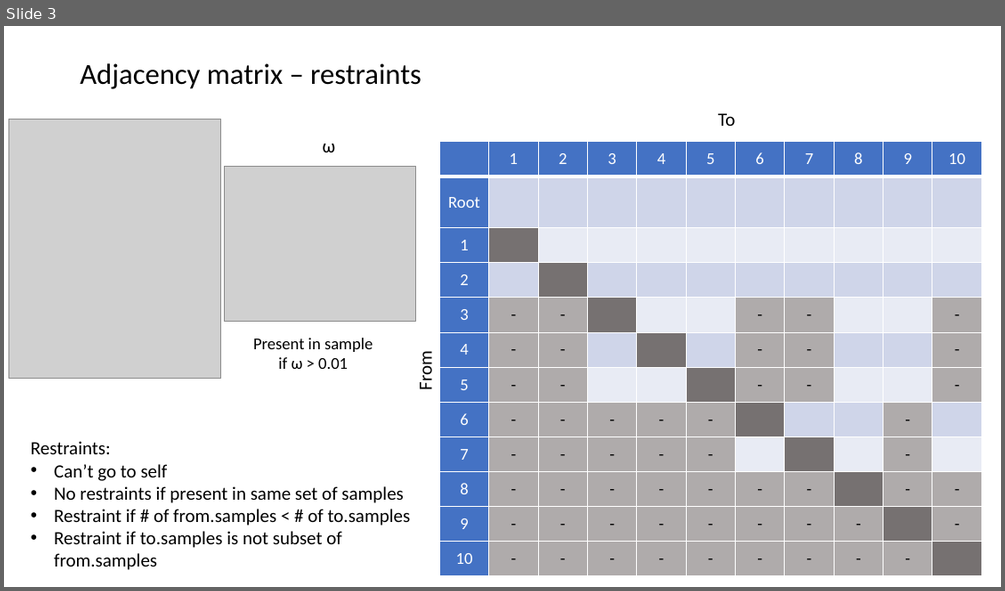
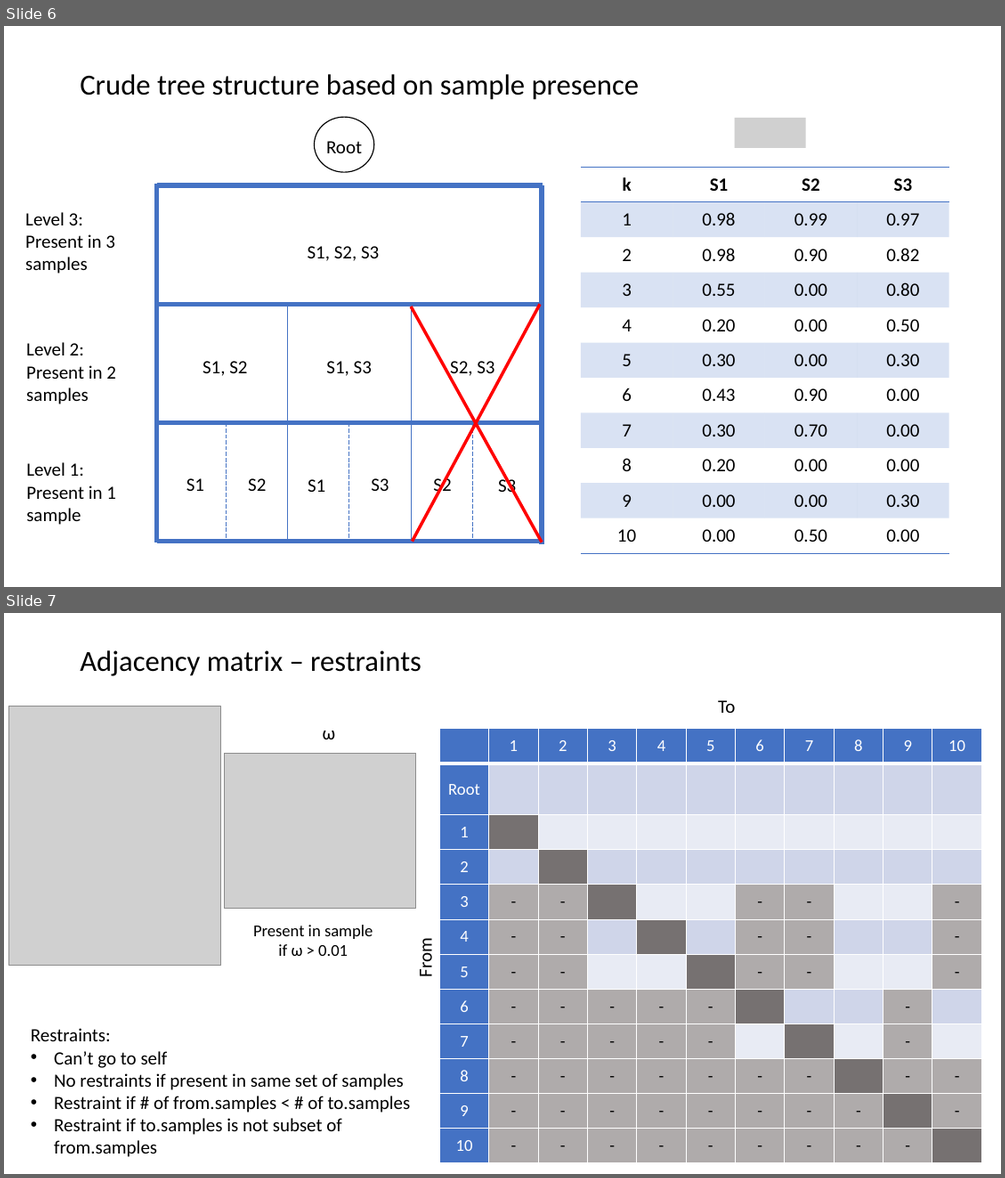
Before and after one commit to KarchinLab/pictograph, a slide deck: v6/figs/test-data-1.pptx. Shown one above the other, each under a label of ours: slide 3 before the commit, slides 6 and 7 after it. The pictures are 1005x591 and 1005x1178 pixels, drawn with LibreOffice and Linux fonts; fonts in the diff are those of the drawing; grey boxes stand for pictures. Boxes give left, top, right and bottom in pixels: in the first picture for what was removed or moved away, otherwise in the second. Text is boxed around its words. In the diff, an @@ line names an element or a change of style, - is before the commit and + after.

```diff
--- a/v6/figs/test-data-1.pptx
+++ b/v6/figs/test-data-1.pptx
@@ slide 6 added at (x1=4, y1=26, x2=1001, y2=587), background #FFFFFF @@
@@ title added at (x1=80, y1=74, x2=639, y2=100), 28 pt, text #000000 @@
+Crude tree structure based on sample presence
@@ picture added at (x1=735, y1=118, x2=806, y2=148) @@
@@ group added at (x1=156, y1=118, x2=542, y2=544): 11 lines, 11 ellipses, 1 text @@
+S1, S2, S3
+S1, S2
+S1, S3
+S2, S3
+S1
+S2
+S1
+S3
+S2
+S3
+Root
@@ table added at (x1=581, y1=168, x2=948, y2=554), 11 rows, 4 columns @@
+k | S1 | S2 | S3
+1 | 0.98 | 0.99 | 0.97
+2 | 0.98 | 0.90 | 0.82
+3 | 0.55 | 0.00 | 0.80
+4 | 0.20 | 0.00 | 0.50
+5 | 0.30 | 0.00 | 0.30
+6 | 0.43 | 0.90 | 0.00
+7 | 0.30 | 0.70 | 0.00
+8 | 0.20 | 0.00 | 0.00
+9 | 0.00 | 0.00 | 0.30
+10 | 0.00 | 0.50 | 0.00
@@ text added at (x1=25, y1=212, x2=115, y2=273), 18 pt, text #000000 @@
+Level 3:
+Present in 3 samples
@@ line added from (411, 306) to (542, 542), #FF0000 3 pt @@
@@ line added from (540, 305) to (413, 541), #FF0000 3 pt @@
@@ text added at (x1=26, y1=342, x2=116, y2=404), 18 pt, text #000000 @@
+Level 2:
+Present in 2 samples
@@ text added at (x1=26, y1=462, x2=116, y2=524), 18 pt, text #000000 @@
+Level 1:
+Present in 1 sample
@@ what was slide 3 is now slide 7 @@
```
Also in this commit, not shown: 2 slides changed, 3 other slides added.
